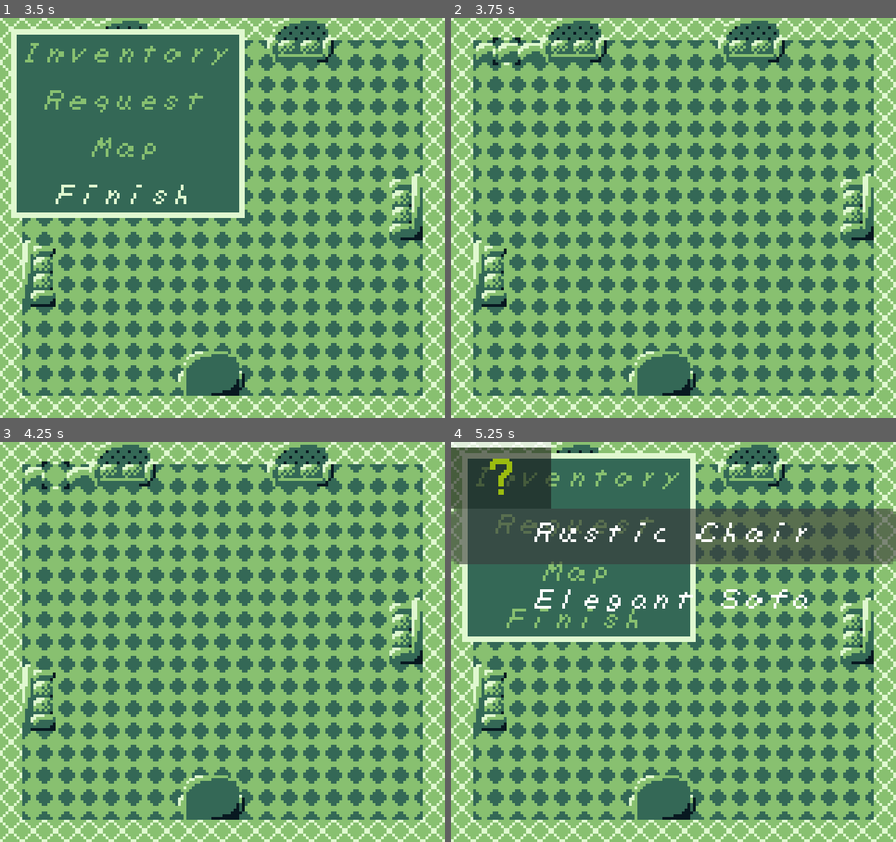
Above: before the commit, frames 1-4 (two rows, left to right).
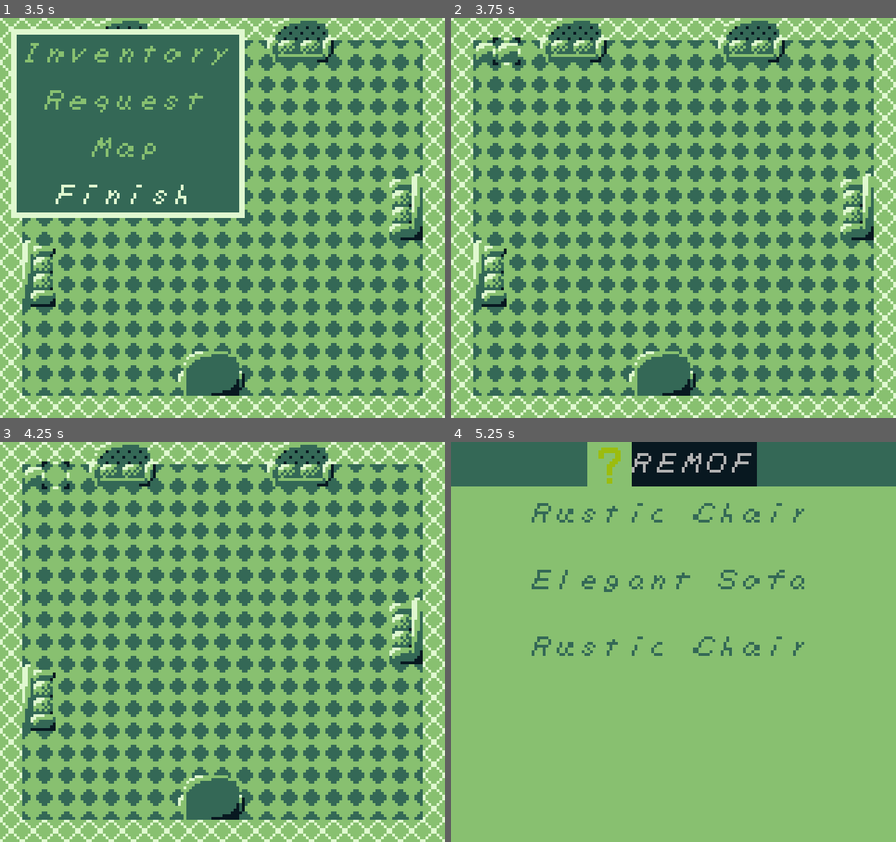
Above: after the commit, the same moments.

Repository: alvesit0/SpaceBetweenWalls
Game: Godot game, scene res://main.tscn
Two runs of this game, one before a commit and one after it. Both use one fixed random seed, a clock stepped at 60 frames per second and the inputs below.
Inputs (mouse positions are in pixels of both pictures, inside the frame that each line leads up to):
- Up to frame 1 (3.5 s): tap Enter (gboy_a) at 0.5, 0.6, 1.55, 2.1, 3.05 s; hold Right (ui_right) 0.53-1.28 s; tap Backspace (gboy_b) at 0.8, 1.35, 2.3, 2.85 s; tap Escape (gboy_start) at 1.25, 2, 2.75 s; hold S (dpad_down) 1.28-2.03 s; hold Right (ui_right) 2.03-2.78 s; hold W (dpad_up) from 2.78 s (still down)
- Up to frame 2 (3.75 s): tap Escape (gboy_start) at 3.5 s; release W (dpad_up) at 3.53 s; hold Left (ui_left) from 3.53 s (still down); tap Enter (gboy_a) at 3.6 s
- Up to frame 3 (4.25 s): keep holding Left (ui_left); tap Backspace (gboy_b) at 3.8 s
- Up to frame 4 (5.25 s): tap Escape (gboy_start) at 4.25 s; tap Backspace (gboy_b) at 4.35 s; tap Enter (gboy_a) at 4.55 s; release Left (ui_left) at 5 s; click (673, 538) at 5 s, where only the run before the commit has a clickable "Rustic Chair"

Frame 1 is identical in both runs. In frame 2, 0.1% of the frame differs, in the area x 15-20%, y 6-12%; in frame 3, 0.1%; in frame 4, 59%, in the area x 0-100%, y 0-100%.

Commit message:
añadidos menus robustos (mas o menos)

Diff:
--- a/Main.gd
+++ b/Main.gd
@@ -2,11 +2,19 @@
 
 @onready var inventory_interface = $InventoryInterface
 @onready var ingame_menu = $InventoryInterface/IngameMenu
+@onready var item_list = $InventoryInterface/ItemList
 @onready var player = $Player
 
 func _ready() -> void:
 	player.toggle_menu.connect(toggle_menu_interface)
+	#Input.mouse_mode = Input.MOUSE_MODE_CAPTURED
 
 func toggle_menu_interface() -> void:
 	inventory_interface.visible = not inventory_interface.visible
+	ingame_menu.visible = inventory_interface.visible
+	item_list.visible = false
+	if PlayerManager.player.state != PlayerManager.player.States.ITEM_PLACING:
+		PlayerManager.player.state = PlayerManager.player.States.ITEM_PLACING
+	else:
+		PlayerManager.player.state = PlayerManager.player.States.MENU_OPENED
 	ingame_menu.set_focus()
--- a/Placeables.gd
+++ b/Placeables.gd
@@ -4,9 +4,11 @@
 
 func _process(_delta) -> void:
 	if selector:
-		if (Input.is_action_just_pressed("gboy_a")):
+		if Input.is_action_just_pressed("gboy_a") \
+		and PlayerManager.player.state == PlayerManager.player.States.ITEM_PLACING:
 			var tile = local_to_map(selector.global_position)
 			set_cell(0, tile, 5, Vector2(6, 0), 0)
-		if (Input.is_action_just_pressed("gboy_b")):
+		if Input.is_action_just_pressed("gboy_b") \
+		and PlayerManager.player.state == PlayerManager.player.States.ITEM_PLACING:
 			var tile = local_to_map(selector.global_position)
 			set_cell(0, tile)
--- a/Player.gd
+++ b/Player.gd
@@ -8,8 +8,17 @@
 @export var item_list_data: ListedItemListData
 @export var selected_placeable: PlaceableData
 
+enum States {
+	ITEM_PLACING,
+	MENU_OPENED,
+	ITEM_LIST_OPENED
+}
+
+var state: States
+
 func _ready():
 	PlayerManager.player = self
+	state = States.ITEM_PLACING
 
 func _physics_process(_delta):
 	if Input.is_action_just_pressed("gboy_start"):
--- a/Selector.gd
+++ b/Selector.gd
@@ -19,7 +19,8 @@
 	if moving:
 		return
 	for dir in inputs.keys():
-		if event.is_action_pressed(dir):
+		if event.is_action_pressed(dir) \
+		and PlayerManager.player.state == PlayerManager.player.States.ITEM_PLACING:
 			move(dir)
 
 func move(dir):
--- a/hud/IngameMenu.gd
+++ b/hud/IngameMenu.gd
@@ -3,16 +3,18 @@
 @onready var inventory_button = $PanelContainer/VBoxContainer/Inventory
 @onready var item_list = $"../ItemList"
 @onready var player = $"../../Player"
-
-const ITEM_LIST = preload("res://hud/item_list.tscn")
+@onready var v_box_container = $PanelContainer/VBoxContainer
 
 func set_focus() -> void:
 	inventory_button.grab_focus()
 
 func _on_inventory_pressed() -> void:
-	inventory_button.release_focus()
+	v_box_container.release_focus()
 	item_list.set_listed_item_list(player.item_list_data)
 	item_list.show()
+	item_list.set_focus()
+	hide()
+	PlayerManager.player.state = PlayerManager.player.States.ITEM_LIST_OPENED
 
 func _on_request_pressed():
 	print("request pressed")
--- a/hud/ListedItem.gd
+++ b/hud/ListedItem.gd
@@ -1,11 +1,12 @@
 extends Button
 
 signal slot_selected(index: int)
-@onready var item_name = $Name
+
 @onready var texture_rect = $TextureRect
+
 var placeable_data: PlaceableData
 
 func set_slot_data(slot_data: ListedItemData) -> void:
 	placeable_data = slot_data.placeable_data
 	texture_rect.texture = placeable_data.texture
-	item_name.text = placeable_data.name
+	text = placeable_data.name
--- a/hud/ListedItemList.gd
+++ b/hud/ListedItemList.gd
@@ -1,26 +1,51 @@
-extends PanelContainer
+extends Control
 
 class_name ListedItemList
 
 const LISTED_ITEM = preload("res://hud/listed_item.tscn")
 const ALL_ICON = preload("res://question_mark.png")
 
-@onready var all_tab = $TabContainer/All
-@onready var all_items_container = $TabContainer/All/AllItemsContainer
+@onready var all_items_container = $TabContainer/AllItemsContainer
 @onready var tab_container = $TabContainer
+var tabindex: int
 
 func _ready() -> void:
 	tab_container.set_tab_icon(0, ALL_ICON)
 	tab_container.set_tab_title(0, "")
 	tab_container.set_tab_title(1, "R")
 	tab_container.set_tab_title(2, "E")
-	tab_container.set_tab_title(3, "F")
-	tab_container.set_tab_title(4, "M")
-	tab_container.set_tab_title(5, "O")
+	tab_container.set_tab_title(3, "M")
+	tab_container.set_tab_title(4, "O")
+	tab_container.set_tab_title(5, "F")
+	tabindex = 0
+
+func _physics_process(_delta):
+	if Input.is_action_just_pressed("ui_right") \
+	and PlayerManager.player.state == PlayerManager.player.States.ITEM_LIST_OPENED:
+		if tabindex == 5:
+			tabindex = 0
+		else:
+			tabindex += 1
+		set_focus()
+		tab_container.set_current_tab(tabindex)
+
+	if Input.is_action_just_pressed("ui_left")  \
+	and PlayerManager.player.state == PlayerManager.player.States.ITEM_LIST_OPENED:
+		if tabindex == 0:
+			tabindex = 5
+		else:
+			tabindex -= 1
+		set_focus()
+		tab_container.set_current_tab(tabindex)
 
 func set_listed_item_list(listed_item_list_data: ListedItemListData) -> void:
-	listed_item_list_data.inventory_updated.connect(populate_item_grid)
+	if !listed_item_list_data.is_connected("inventory_updated", populate_item_grid):
+		listed_item_list_data.inventory_updated.connect(populate_item_grid)
 	populate_item_grid(listed_item_list_data)
+
+func set_focus() -> void:
+	if all_items_container.get_child(0):
+		all_items_container.get_child(0).grab_focus()
 
 func clear_listed_item_list(listed_item_list_data: ListedItemListData) -> void:
 	listed_item_list_data.inventory_updated.disconnect(populate_item_grid)
@@ -37,5 +62,6 @@
 
 		if item_data:
 			slot.set_slot_data(item_data)
-	if all_items_container.get_children()[0]:
-		all_items_container.get_children()[0].grab_focus()
+
+	#if all_items_container.get_child(0):
+	#	all_items_container.get_child(0).focus_neighbor_top = all_items_container.get_child(0).get_path()
--- a/hud/ingame_menu.tscn
+++ b/hud/ingame_menu.tscn
@@ -15,6 +15,7 @@
 [node name="IngameMenu" type="Control"]
 layout_mode = 3
 anchors_preset = 0
+mouse_filter = 2
 theme = ExtResource("1_cjkii")
 script = ExtResource("1_qo3vw")
 
@@ -24,11 +25,13 @@
 offset_top = 4.0
 offset_right = 88.0
 offset_bottom = 72.0
+mouse_filter = 2
 theme = ExtResource("1_cjkii")
 theme_override_styles/panel = SubResource("StyleBoxFlat_de824")
 
 [node name="VBoxContainer" type="VBoxContainer" parent="PanelContainer"]
 layout_mode = 2
+mouse_filter = 2
 theme = ExtResource("1_cjkii")
 
 [node name="Inventory" type="Button" parent="PanelContainer/VBoxContainer"]
--- a/hud/item_list.tscn
+++ b/hud/item_list.tscn
@@ -1,49 +1,74 @@
-[gd_scene load_steps=3 format=3 uid="uid://bkeyjxy4v4qob"]
+[gd_scene load_steps=4 format=3 uid="uid://bkeyjxy4v4qob"]
 
 [ext_resource type="Theme" uid="uid://brt1frgstdh0o" path="res://ingame_theme.tres" id="1_p5m5u"]
 [ext_resource type="Script" path="res://hud/ListedItemList.gd" id="1_u4rsn"]
 
-[node name="ItemList" type="PanelContainer"]
+[sub_resource type="StyleBoxFlat" id="StyleBoxFlat_yg2x2"]
+bg_color = Color(0.203922, 0.407843, 0.337255, 1)
+
+[node name="ItemList" type="Control"]
 texture_filter = 1
+custom_minimum_size = Vector2(160, 144)
+layout_mode = 3
 anchors_preset = 15
 anchor_right = 1.0
 anchor_bottom = 1.0
+offset_right = 332.0
 grow_horizontal = 2
 grow_vertical = 2
+mouse_filter = 2
 theme = ExtResource("1_p5m5u")
 script = ExtResource("1_u4rsn")
 
+[node name="Panel" type="Panel" parent="."]
+custom_minimum_size = Vector2(160, 144)
+layout_mode = 2
+offset_right = 160.0
+offset_bottom = 144.0
+mouse_filter = 2
+theme = ExtResource("1_p5m5u")
+theme_override_styles/panel = SubResource("StyleBoxFlat_yg2x2")
+
 [node name="TabContainer" type="TabContainer" parent="."]
+layout_mode = 2
+offset_right = 160.0
+offset_bottom = 144.0
+focus_mode = 2
+mouse_filter = 2
+theme = ExtResource("1_p5m5u")
+tab_alignment = 1
+clip_tabs = false
+
+[node name="AllItemsContainer" type="VBoxContainer" parent="TabContainer"]
 layout_mode = 2
 theme = ExtResource("1_p5m5u")
 
-[node name="All" type="TabBar" parent="TabContainer"]
+[node name="RusticItemsContainer" type="VBoxContainer" parent="TabContainer"]
+visible = false
 layout_mode = 2
 mouse_filter = 2
 theme = ExtResource("1_p5m5u")
 
-[node name="AllItemsContainer" type="VBoxContainer" parent="TabContainer/All"]
-layout_mode = 0
-offset_right = 40.0
-offset_bottom = 40.0
-mouse_filter = 2
-
-[node name="Rustic" type="TabBar" parent="TabContainer"]
+[node name="ElegantItemsContainer" type="VBoxContainer" parent="TabContainer"]
 visible = false
 layout_mode = 2
+mouse_filter = 2
+theme = ExtResource("1_p5m5u")
 
-[node name="Elegant" type="TabBar" parent="TabContainer"]
+[node name="ModernItemsContainer" type="VBoxContainer" parent="TabContainer"]
 visible = false
 layout_mode = 2
+mouse_filter = 2
+theme = ExtResource("1_p5m5u")
 
-[node name="Futuristic" type="TabBar" parent="TabContainer"]
+[node name="OtherworldlyItemsContainer" type="VBoxContainer" parent="TabContainer"]
 visible = false
 layout_mode = 2
+mouse_filter = 2
+theme = ExtResource("1_p5m5u")
 
-[node name="Modern" type="TabBar" parent="TabContainer"]
+[node name="FuturisticItemsContainer" type="VBoxContainer" parent="TabContainer"]
 visible = false
 layout_mode = 2
-
-[node name="Otherworldly" type="TabBar" parent="TabContainer"]
-visible = false
-layout_mode = 2
+mouse_filter = 2
+theme = ExtResource("1_p5m5u")
--- a/hud/listed_item.tscn
+++ b/hud/listed_item.tscn
@@ -4,6 +4,7 @@
 [ext_resource type="Theme" uid="uid://brt1frgstdh0o" path="res://ingame_theme.tres" id="1_umhs4"]
 
 [node name="ListedItem" type="Button"]
+texture_filter = 1
 custom_minimum_size = Vector2(160, 20)
 anchors_preset = 15
 anchor_right = 1.0
@@ -11,7 +12,15 @@
 offset_bottom = -124.0
 grow_horizontal = 2
 grow_vertical = 2
+mouse_filter = 2
 theme = ExtResource("1_umhs4")
+theme_override_colors/font_color = Color(0.203922, 0.407843, 0.337255, 1)
+theme_override_colors/font_pressed_color = Color(0.878431, 0.972549, 0.815686, 1)
+theme_override_colors/font_hover_color = Color(0.878431, 0.972549, 0.815686, 1)
+theme_override_colors/font_focus_color = Color(0.878431, 0.972549, 0.815686, 1)
+theme_override_colors/font_hover_pressed_color = Color(0.878431, 0.972549, 0.815686, 1)
+action_mode = 0
+text = "Sofa"
 script = ExtResource("1_1k8sq")
 
 [node name="TextureRect" type="TextureRect" parent="."]
@@ -26,15 +35,3 @@
 grow_vertical = 2
 expand_mode = 1
 stretch_mode = 5
-
-[node name="Name" type="Label" parent="."]
-texture_filter = 1
-layout_direction = 2
-layout_mode = 2
-offset_left = 30.0
-offset_top = 3.0
-offset_right = 130.0
-offset_bottom = 17.0
-theme_override_font_sizes/font_size = 0
-text = "Sofa
-"
--- a/ingame_theme.tres
+++ b/ingame_theme.tres
@@ -29,8 +29,30 @@
 
 [sub_resource type="CanvasTexture" id="CanvasTexture_0y7fu"]
 
+[sub_resource type="StyleBoxFlat" id="StyleBoxFlat_24jtf"]
+bg_color = Color(0.533333, 0.752941, 0.439216, 1)
+
+[sub_resource type="StyleBoxFlat" id="StyleBoxFlat_bv5hs"]
+bg_color = Color(0.2, 0.172549, 0.313726, 1)
+
+[sub_resource type="StyleBoxFlat" id="StyleBoxFlat_axsk3"]
+bg_color = Color(0.0313726, 0.0941176, 0.12549, 1)
+
+[sub_resource type="StyleBoxFlat" id="StyleBoxFlat_ank7d"]
+bg_color = Color(0.533333, 0.752941, 0.439216, 1)
+
+[sub_resource type="StyleBoxFlat" id="StyleBoxFlat_8cnil"]
+bg_color = Color(0.0313726, 0.0941176, 0.12549, 1)
+
+[sub_resource type="StyleBoxEmpty" id="StyleBoxEmpty_p25gu"]
+content_margin_left = 0.0
+content_margin_top = 0.0
+content_margin_right = 0.0
+content_margin_bottom = 0.0
+
 [sub_resource type="StyleBoxFlat" id="StyleBoxFlat_mvmjf"]
-border_color = Color(1, 1, 1, 0)
+bg_color = Color(0.27451, 0.529412, 0.560784, 1)
+border_color = Color(0.27451, 0.529412, 0.560784, 1)
 border_blend = true
 anti_aliasing = false
 
@@ -49,7 +71,15 @@
 TabBar/icons/drop_mark = null
 TabBar/icons/increment = null
 TabBar/icons/increment_highlight = null
+TabContainer/colors/drop_mark_color = Color(1, 1, 1, 1)
+TabContainer/colors/font_disabled_color = Color(0.875, 0.875, 0.875, 0.5)
+TabContainer/colors/font_hovered_color = Color(0.95, 0.95, 0.95, 1)
+TabContainer/colors/font_outline_color = Color(1, 1, 1, 1)
+TabContainer/colors/font_selected_color = Color(0.95, 0.95, 0.95, 1)
+TabContainer/colors/font_unselected_color = Color(0.7, 0.7, 0.7, 1)
+TabContainer/constants/icon_max_width = 0
 TabContainer/constants/icon_separation = 0
+TabContainer/constants/outline_size = 0
 TabContainer/constants/side_margin = 0
 TabContainer/icons/decrement = SubResource("CanvasTexture_7afp7")
 TabContainer/icons/decrement_highlight = SubResource("CanvasTexture_pveue")
@@ -58,5 +88,11 @@
 TabContainer/icons/increment_highlight = SubResource("CanvasTexture_bc3fg")
 TabContainer/icons/menu = SubResource("CanvasTexture_lrxcf")
 TabContainer/icons/menu_highlight = SubResource("CanvasTexture_0y7fu")
+TabContainer/styles/panel = SubResource("StyleBoxFlat_24jtf")
+TabContainer/styles/tab_disabled = SubResource("StyleBoxFlat_bv5hs")
+TabContainer/styles/tab_hovered = SubResource("StyleBoxFlat_axsk3")
+TabContainer/styles/tab_selected = SubResource("StyleBoxFlat_ank7d")
+TabContainer/styles/tab_unselected = SubResource("StyleBoxFlat_8cnil")
+TabContainer/styles/tabbar_background = SubResource("StyleBoxEmpty_p25gu")
 VBoxContainer/constants/separation = 4
 VBoxContainer/styles/normal = SubResource("StyleBoxFlat_mvmjf")
--- a/main.tscn
+++ b/main.tscn
@@ -20,6 +20,7 @@
 anchors_preset = 0
 offset_right = 40.0
 offset_bottom = 40.0
+mouse_filter = 2
 theme = ExtResource("2_cjfgx")
 
 [node name="IngameMenu" parent="InventoryInterface" instance=ExtResource("3_kvq5s")]
@@ -31,6 +32,8 @@
 anchors_preset = 0
 anchor_right = 0.0
 anchor_bottom = 0.0
+offset_right = 492.0
+offset_bottom = 19.0
 grow_horizontal = 1
 grow_vertical = 1
 
--- a/placeable/initial_inventory.tres
+++ b/placeable/initial_inventory.tres
@@ -13,6 +13,10 @@
 script = ExtResource("2_5bhpr")
 placeable_data = ExtResource("3_eqt8s")
 
+[sub_resource type="Resource" id="Resource_urxlv"]
+script = ExtResource("2_5bhpr")
+placeable_data = ExtResource("1_hj2ep")
+
 [resource]
 script = ExtResource("1_87e7x")
-listed_items = Array[ExtResource("2_5bhpr")]([SubResource("Resource_407w4"), SubResource("Resource_modb0")])
+listed_items = Array[ExtResource("2_5bhpr")]([SubResource("Resource_407w4"), SubResource("Resource_modb0"), SubResource("Resource_urxlv")])
--- a/project.godot
+++ b/project.godot
@@ -40,6 +40,13 @@
 , Object(InputEventKey,"resource_local_to_scene":false,"resource_name":"","device":0,"window_id":0,"alt_pressed":false,"shift_pressed":false,"ctrl_pressed":false,"meta_pressed":false,"pressed":false,"keycode":32,"physical_keycode":0,"key_label":0,"unicode":32,"echo":false,"script":null)
 , Object(InputEventKey,"resource_local_to_scene":false,"resource_name":"","device":-1,"window_id":0,"alt_pressed":false,"shift_pressed":false,"ctrl_pressed":false,"meta_pressed":false,"pressed":false,"keycode":0,"physical_keycode":90,"key_label":0,"unicode":122,"echo":false,"script":null)
 , Object(InputEventKey,"resource_local_to_scene":false,"resource_name":"","device":-1,"window_id":0,"alt_pressed":false,"shift_pressed":false,"ctrl_pressed":false,"meta_pressed":false,"pressed":false,"keycode":0,"physical_keycode":74,"key_label":0,"unicode":106,"echo":false,"script":null)
+]
+}
+ui_focus_next={
+"deadzone": 0.5,
+"events": [Object(InputEventKey,"resource_local_to_scene":false,"resource_name":"","device":0,"window_id":0,"alt_pressed":false,"shift_pressed":false,"ctrl_pressed":false,"meta_pressed":false,"pressed":false,"keycode":4194306,"physical_keycode":0,"key_label":0,"unicode":0,"echo":false,"script":null)
+, Object(InputEventKey,"resource_local_to_scene":false,"resource_name":"","device":-1,"window_id":0,"alt_pressed":false,"shift_pressed":false,"ctrl_pressed":false,"meta_pressed":false,"pressed":false,"keycode":0,"physical_keycode":68,"key_label":0,"unicode":100,"echo":false,"script":null)
+, Object(InputEventKey,"resource_local_to_scene":false,"resource_name":"","device":-1,"window_id":0,"alt_pressed":false,"shift_pressed":false,"ctrl_pressed":false,"meta_pressed":false,"pressed":false,"keycode":0,"physical_keycode":4194321,"key_label":0,"unicode":0,"echo":false,"script":null)
 ]
 }
 ui_left={
Not shown: 1 places in ingame_theme.tres that only renumber resources
Not shown: 1 places in placeable/initial_inventory.tres that only renumber resources
